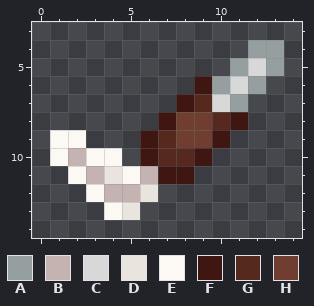
Two versions of one pixel-art sprite, RP/textures/items/dart.png. Above is the file before it was changed.
The file is 16x16 pixels. Colours within 5 levels of each other are drawn and written as one. Shown: x 0..14, y 3..14.
Palette (. is transparent): A #959f9f  B #c4b3b0  C #d8d8d8  D #eae4de  E #fcf9f4  F #3f1611  G #56291f  H #703e30
After:
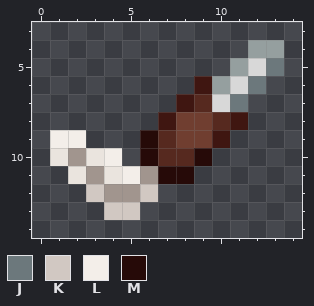
Colours new in this view: J #6c787c  K #d1c8c2  L #f3eee9  M #260a08
The edit:
colour B: #c4b3b0 -> #a1958e
y 5: x 13 A -> J
y 6: x 12 A -> J
y 7: x 11 A -> J
y 9: x 1..2 EE -> LL; x 6 F -> M
y 10: x 1 E -> D; x 3..4 EE -> DL; x 6 F -> M; x 9 F -> M
y 11: x 2 E -> D; x 5 E -> L; x 7..8 FF -> MM
y 12: x 3 E -> K; x 6 D -> K
y 13: x 4..5 ED -> KK
Boxes around the changes in both pictures, in picture pixels (x1, y1, x2, y2):
changed: (50, 58, 284, 220)
